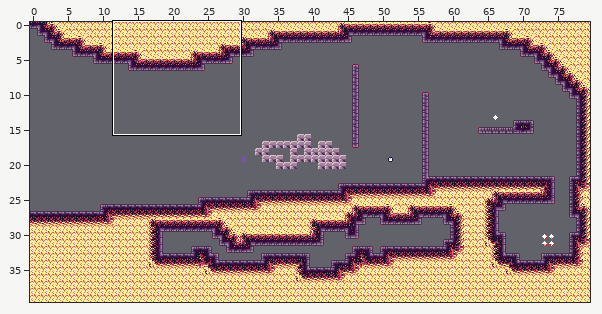
Tiled map -- mapping_tools/level2.tmx. The picture above shows the old version from afar; the outline marks the close-up.
Close-up. As it was:
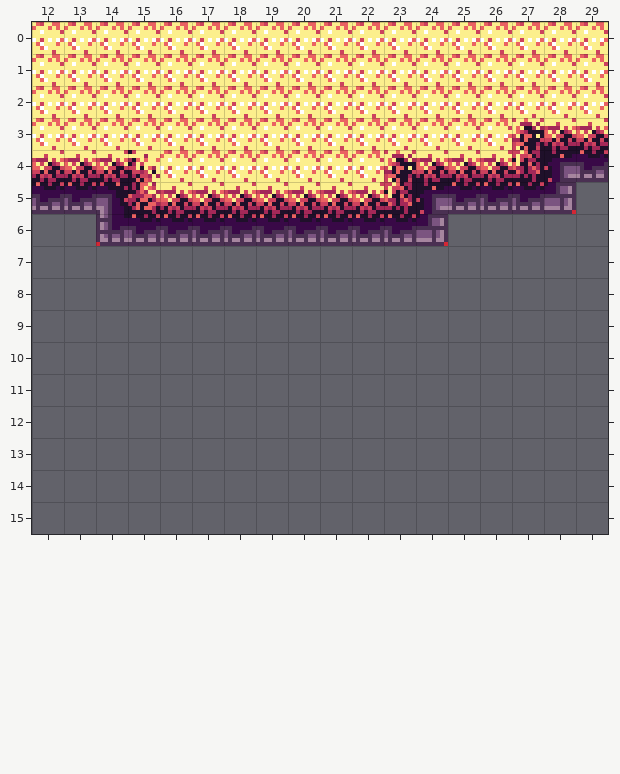
Cells are 8x8 px. Shown: x 12..29, y 0..15. The commit also changed other parts of the map, which this record leaves out.
After the commit:
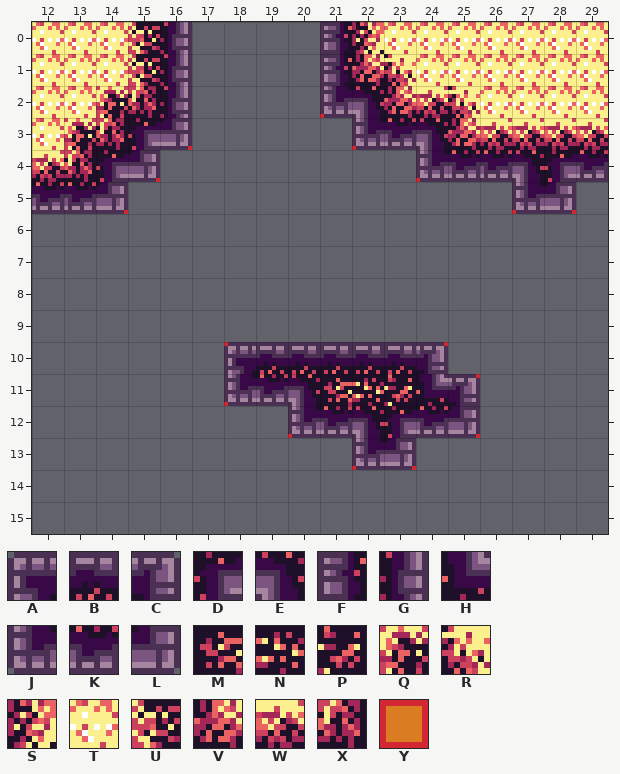
Key: from "fire": A 0, B 1, C 2, D 3, E 4, F 13, G 15, H 16, J 26, K 27, L 28, M 45, N 47, P 48, Q 60, R 61, S 62, T 63, U 64, V 75, W 76, X 77; from "tools": Y 1.
_ is an empty cell.
Tiles replaced or removed in this view: D, E, J, K, L, Q, R, T, V, W, X, Y.
Changes in this commit:
Changed rows in their new state; . is an unchanged cell.
Layer "draft":
first column x 14:
 0 ...____......
 1 ...____......
 2 ...____......
 3 ..._____.....
 4 ..________...
 5 .____________
 6 ___________..
first column x 18:
10 Y.....Y.
11 Y......Y
12 ..Y....Y
13 ....YY..
Layer "map":
first column x 13:
 0 ..UG____FS.....
 1 ..UG____FVR....
 2 .QXG____JEVWR..
 3 QXDL_____JKEVWW
 4 XDL________JKKE
 5 .L____________J
 6 .___________...
first column x 18:
10 ABBBBBC.
11 JKEMNPHC
12 ..JKEDKL
13 ....JL..
